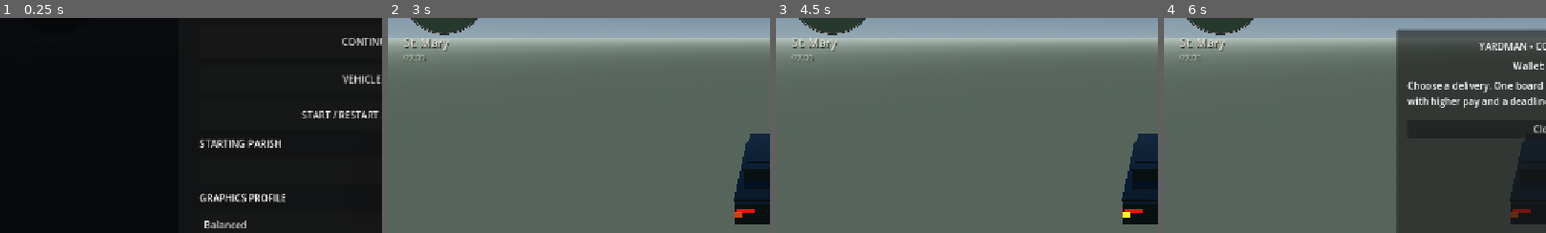
Above: before the commit, frames 1-4 (left to right).
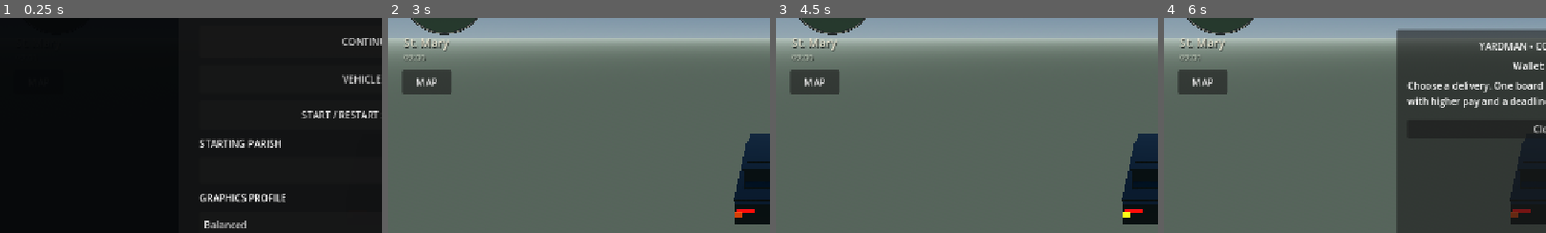
Above: after the commit, the same moments.

Repository: rell28194-rgb/yardman
Game: Godot game, scene res://main.tscn
Same seed, same stepped clock (60 frames per second), same inputs: the game is played once before the commit and once after it.
Inputs (mouse positions are % of the whole screen's width and height, from its top left):
- Up to frame 1 (0.25 s): no input
- Up to frame 2 (3 s): click "GARAGE" at 0.5 s; click "Balanced" at 1.25 s; click (5, 36) at 2 s, where only the run after the commit has a clickable "MAP"; click "START / RESTART SELECTED PARI…" at 2.75 s
- Up to frame 3 (4.5 s): click "L" at 3.5 s; click "HAZ" at 4.25 s
- Up to frame 4 (6 s): click "R" at 5 s; click "JOBS J$5000" at 5.75 s
The pictures show only the part of the screen within x 0-50%, y 21-71%; the shares and areas given below are measured in that part.

The runs differ from the first frame. In frame 2, 1.4% of the frame differs, in the area x 3-17%, y 24-36%; in frame 3, 1.4%; in frame 4, 1.4%.
Error after the commit: Parse Error: Cannot infer the type of "limit" variable because the value doesn't have a set type. (res://scripts/parish_map_canvas.gd:92)

Commit message:
feat: add authoritative parish runtime map

Diff:
--- a/godot/project.godot
+++ b/godot/project.godot
@@ -53,6 +53,8 @@
 StartupMenu="*res://scripts/startup_menu.gd"
 AtmosphereFX="*res://scripts/atmosphere_fx.gd"
 WeatherCycleRuntime="*res://scripts/weather_cycle_runtime.gd"
+ParishRuntime="*res://scripts/parish_runtime.gd"
+ParishMapRuntime="*res://scripts/parish_map_runtime.gd"
 LocationTracker="*res://scripts/location_tracker.gd"
 
 [display]
--- /dev/null
+++ b/godot/scripts/parish_map_canvas.gd
@@ -0,0 +1,130 @@
+extends Control
+class_name YardmanParishMapCanvas
+
+const BACKGROUND := Color(0.035, 0.050, 0.044, 0.98)
+const LAND := Color(0.16, 0.29, 0.21, 0.96)
+const LAND_ACTIVE := Color(0.49, 0.40, 0.18, 0.98)
+const BORDER := Color(0.84, 0.84, 0.73, 0.88)
+const LABEL := Color(0.95, 0.93, 0.85)
+const LABEL_MUTED := Color(0.72, 0.76, 0.70)
+
+var _parishes: Dictionary = {}
+var _bounds: Array = []
+var current_parish := ""
+var authority := ""
+
+func configure(data: Dictionary) -> void:
+    var parishes: Variant = data.get("parishes", {})
+    var bounds: Variant = data.get("bounds", [])
+    _parishes = parishes if parishes is Dictionary else {}
+    _bounds = bounds.duplicate() if bounds is Array else []
+    current_parish = str(data.get("current_parish", current_parish))
+    authority = str(data.get("authority", ""))
+    queue_redraw()
+
+func set_current_parish(parish: String) -> void:
+    if current_parish == parish:
+        return
+    current_parish = parish
+    queue_redraw()
+
+func parish_count() -> int:
+    return _parishes.size()
+
+static func world_to_canvas(point: Vector2, bounds: Array, area: Rect2) -> Vector2:
+    if bounds.size() < 4:
+        return area.get_center()
+    var world_size := Vector2(maxf(1.0, float(bounds[2]) - float(bounds[0])), maxf(1.0, float(bounds[3]) - float(bounds[1])))
+    var scale := minf(area.size.x / world_size.x, area.size.y / world_size.y)
+    var fitted := world_size * scale
+    var origin := area.position + (area.size - fitted) * 0.5
+    return origin + Vector2(point.x - float(bounds[0]), point.y - float(bounds[1])) * scale
+
+func _draw() -> void:
+    var map_area := Rect2(Vector2(26.0, 72.0), Vector2(maxf(1.0, size.x - 52.0), maxf(1.0, size.y - 118.0)))
+    draw_rect(Rect2(Vector2.ZERO, size), BACKGROUND, true)
+    var font := ThemeDB.fallback_font
+    draw_string(font, Vector2(28.0, 36.0), "JAMAICA · PARISH MAP", HORIZONTAL_ALIGNMENT_LEFT, -1.0, 22, LABEL)
+    if not current_parish.is_empty():
+        draw_string(font, Vector2(28.0, 59.0), "Current parish: " + current_parish, HORIZONTAL_ALIGNMENT_LEFT, -1.0, 15, LABEL_MUTED)
+    if _parishes.is_empty() or _bounds.size() < 4:
+        draw_string(font, map_area.get_center() - Vector2(150.0, 0.0), "Parish boundary data unavailable in this build", HORIZONTAL_ALIGNMENT_LEFT, -1.0, 17, LABEL_MUTED)
+        return
+
+    var names: Array = _parishes.keys()
+    names.sort()
+    for name_value in names:
+        var parish := str(name_value)
+        var polygons: Variant = _parishes[name_value]
+        if not polygons is Array:
+            continue
+        var fill := LAND_ACTIVE if parish == current_parish else LAND
+        for raw_polygon in polygons:
+            if not raw_polygon is Dictionary:
+                continue
+            var rings: Variant = raw_polygon.get("rings", [])
+            if not rings is Array or rings.is_empty():
+                continue
+            var outer := _project_ring(rings[0], map_area)
+            if outer.size() >= 3:
+                draw_colored_polygon(outer, fill)
+                draw_polyline(_closed_outline(outer), BORDER, 1.35, true)
+            for hole_index in range(1, rings.size()):
+                var hole := _project_ring(rings[hole_index], map_area)
+                if hole.size() >= 3:
+                    draw_colored_polygon(hole, BACKGROUND)
+                    draw_polyline(_closed_outline(hole), BORDER, 1.0, true)
+
+    for name_value in names:
+        var parish := str(name_value)
+        var label_position := _label_position(parish, map_area)
+        if label_position == Vector2.INF:
+            continue
+        var label_size := font.get_string_size(parish, HORIZONTAL_ALIGNMENT_LEFT, -1.0, 13)
+        draw_string(font, label_position - Vector2(label_size.x * 0.5, -5.0), parish, HORIZONTAL_ALIGNMENT_LEFT, -1.0, 13, LABEL)
+
+    draw_string(font, Vector2(28.0, size.y - 18.0), "Administrative boundaries only · no roads or POI clutter", HORIZONTAL_ALIGNMENT_LEFT, -1.0, 13, LABEL_MUTED)
+
+func _project_ring(raw_ring: Variant, map_area: Rect2) -> PackedVector2Array:
+    var result := PackedVector2Array()
+    if not raw_ring is Array:
+        return result
+    var limit := raw_ring.size()
+    if limit > 1 and raw_ring[0] is Array and raw_ring[limit - 1] is Array:
+        var first: Array = raw_ring[0]
+        var last: Array = raw_ring[limit - 1]
+        if first.size() >= 2 and last.size() >= 2 and is_equal_approx(float(first[0]), float(last[0])) and is_equal_approx(float(first[1]), float(last[1])):
+            limit -= 1
+    for index in range(limit):
+        var point: Variant = raw_ring[index]
+        if not point is Array or point.size() < 2:
+            continue
+        result.append(world_to_canvas(Vector2(float(point[0]), float(point[1])), _bounds, map_area))
+    return result
+
+func _closed_outline(points: PackedVector2Array) -> PackedVector2Array:
+    var result := points.duplicate()
+    if result.size() >= 2 and not result[0].is_equal_approx(result[result.size() - 1]):
+        result.append(result[0])
+    return result
+
+func _label_position(parish: String, map_area: Rect2) -> Vector2:
+    var polygons: Variant = _parishes.get(parish, [])
+    if not polygons is Array:
+        return Vector2.INF
+    var best_area := -1.0
+    var best_center := Vector2.INF
+    for raw_polygon in polygons:
+        if not raw_polygon is Dictionary:
+            continue
+        var bounds: Variant = raw_polygon.get("bounds", [])
+        if not bounds is Array or bounds.size() < 4:
+            continue
+        var width := maxf(0.0, float(bounds[2]) - float(bounds[0]))
+        var height := maxf(0.0, float(bounds[3]) - float(bounds[1]))
+        var area := width * height
+        if area <= best_area:
+            continue
+        best_area = area
+        best_center = world_to_canvas(Vector2((float(bounds[0]) + float(bounds[2])) * 0.5, (float(bounds[1]) + float(bounds[3])) * 0.5), _bounds, map_area)
+    return best_center
--- /dev/null
+++ b/godot/scripts/parish_map_runtime.gd
@@ -0,0 +1,123 @@
+extends CanvasLayer
+class_name YardmanParishMapRuntime
+
+const CanvasScript = preload("res://scripts/parish_map_canvas.gd")
+
+var _button: Button
+var _overlay: Control
+var _canvas: Control
+var _open := false
+
+func _ready() -> void:
+    layer = 80
+    _build_ui()
+    var runtime := _parish_runtime()
+    if runtime != null:
+        if runtime.has_signal("parish_changed"):
+            runtime.connect("parish_changed", Callable(self, "_on_parish_changed"))
+        if runtime.has_signal("parish_data_reloaded"):
+            runtime.connect("parish_data_reloaded", Callable(self, "_on_parish_data_reloaded"))
+    call_deferred("_refresh_data")
+
+func is_open() -> bool:
+    return _open
+
+func set_map_open(value: bool) -> void:
+    if _open == value:
+        return
+    _open = value
+    if _overlay != null:
+        _overlay.visible = value
+    if _button != null:
+        _button.visible = not value
+    if value:
+        _refresh_data()
+    _set_gameplay_input_enabled(not value)
+
+func _unhandled_key_input(event: InputEvent) -> void:
+    if event is InputEventKey and event.pressed and not event.echo and event.physical_keycode == KEY_M:
+        set_map_open(not _open)
+        get_viewport().set_input_as_handled()
+
+func _build_ui() -> void:
+    _button = Button.new()
+    _button.name = "ParishMapButton"
+    _button.text = "MAP"
+    _button.position = Vector2(24.0, 238.0)
+    _button.size = Vector2(82.0, 40.0)
+    _button.focus_mode = Control.FOCUS_NONE
+    _button.tooltip_text = "Parish map · M"
+    _button.pressed.connect(func() -> void: set_map_open(true))
+    add_child(_button)
+
+    _overlay = Control.new()
+    _overlay.name = "ParishMapOverlay"
+    _overlay.set_anchors_and_offsets_preset(Control.PRESET_FULL_RECT)
+    _overlay.mouse_filter = Control.MOUSE_FILTER_STOP
+    _overlay.visible = false
+    add_child(_overlay)
+
+    var scrim := ColorRect.new()
+    scrim.color = Color(0.015, 0.024, 0.020, 0.985)
+    scrim.set_anchors_and_offsets_preset(Control.PRESET_FULL_RECT)
+    scrim.mouse_filter = Control.MOUSE_FILTER_STOP
+    _overlay.add_child(scrim)
+
+    _canvas = CanvasScript.new()
+    _canvas.name = "ParishMapCanvas"
+    _canvas.set_anchors_and_offsets_preset(Control.PRESET_FULL_RECT)
+    _canvas.mouse_filter = Control.MOUSE_FILTER_IGNORE
+    _overlay.add_child(_canvas)
+
+    var close := Button.new()
+    close.name = "CloseParishMap"
+    close.text = "×"
+    close.focus_mode = Control.FOCUS_NONE
+    close.anchor_left = 1.0
+    close.anchor_right = 1.0
+    close.offset_left = -70.0
+    close.offset_right = -20.0
+    close.offset_top = 18.0
+    close.offset_bottom = 62.0
+    close.add_theme_font_size_override("font_size", 26)
+    close.pressed.connect(func() -> void: set_map_open(false))
+    _overlay.add_child(close)
+
+func _refresh_data() -> void:
+    if _canvas == null:
+        return
+    var runtime := _parish_runtime()
+    if runtime != null and runtime.has_method("map_data"):
+        _canvas.call("configure", runtime.call("map_data"))
+        return
+    _canvas.call("configure", {})
+
+func _on_parish_changed(parish: String) -> void:
+    if _canvas != null:
+        _canvas.call("set_current_parish", parish)
+
+func _on_parish_data_reloaded(_ready: bool) -> void:
+    _refresh_data()
+
+func _parish_runtime() -> Node:
+    if not is_inside_tree():
+        return null
+    return get_node_or_null("/root/ParishRuntime")
+
+func _set_gameplay_input_enabled(enabled: bool) -> void:
+    var tree := get_tree()
+    if tree == null:
+        return
+    var scene: Node = tree.current_scene
+    if scene == null:
+        return
+    var touch: Variant = scene.get("touch")
+    if touch == null:
+        return
+    if not enabled and touch.has_method("clear_input"):
+        touch.call("clear_input")
+    var restore := enabled
+    var hud: Variant = scene.get("hud")
+    if enabled and hud != null:
+        restore = not bool(hud.get("menu_open"))
+    touch.set("input_enabled", restore)
--- /dev/null
+++ b/godot/scripts/parish_runtime.gd
@@ -0,0 +1,253 @@
+extends Node
+class_name YardmanParishRuntime
+
+signal parish_changed(parish: String)
+signal parish_data_reloaded(ready: bool)
+
+const DATA_PATH := "res://data/parishes/manifest.json"
+const UPDATE_INTERVAL := 0.25
+const CANONICAL_PARISHES := [
+    "Kingston",
+    "St. Andrew",
+    "St. Catherine",
+    "Clarendon",
+    "Manchester",
+    "St. Elizabeth",
+    "Westmoreland",
+    "Hanover",
+    "St. James",
+    "Trelawny",
+    "St. Ann",
+    "St. Mary",
+    "Portland",
+    "St. Thomas",
+]
+
+var current_parish := ""
+var _clock := 0.0
+var _manifest: Dictionary = {}
+var _parishes: Dictionary = {}
+var _bounds: Array = []
+var _ready_state := false
+
+func _ready() -> void:
+    reload_from_disk()
+
+func reload_from_disk() -> bool:
+    if not FileAccess.file_exists(DATA_PATH):
+        _clear_data()
+        parish_data_reloaded.emit(false)
+        return false
+    var payload: Variant = JSON.parse_string(FileAccess.get_file_as_string(DATA_PATH))
+    if not payload is Dictionary:
+        _clear_data()
+        push_warning("Yardman parish runtime rejected invalid JSON")
+        parish_data_reloaded.emit(false)
+        return false
+    var loaded := load_manifest(payload)
+    parish_data_reloaded.emit(loaded)
+    return loaded
+
+func load_manifest(payload: Dictionary) -> bool:
+    var records: Variant = payload.get("parishes", {})
+    if not _valid_parish_set(records):
+        _clear_data()
+        return false
+    var bounds := _compute_bounds(records)
+    if bounds.size() != 4:
+        _clear_data()
+        return false
+    _manifest = payload
+    _parishes = records
+    _bounds = bounds
+    _ready_state = true
+    return true
+
+func is_ready() -> bool:
+    return _ready_state
+
+func parish_names() -> Array[String]:
+    var result: Array[String] = []
+    for parish in CANONICAL_PARISHES:
+        result.append(str(parish))
+    return result
+
+func parish_at(x: float, z: float) -> String:
+    if not _ready_state or not is_finite(x) or not is_finite(z):
+        return ""
+    if _bounds.size() == 4 and (x < float(_bounds[0]) or z < float(_bounds[1]) or x > float(_bounds[2]) or z > float(_bounds[3])):
+        return ""
+    var matches: Array[String] = []
+    for parish_value in CANONICAL_PARISHES:
+        var parish := str(parish_value)
+        var polygons: Variant = _parishes.get(parish, [])
+        if not polygons is Array:
+            continue
+        for raw_polygon in polygons:
+            if not raw_polygon is Dictionary:
+                continue
+            var polygon_bounds: Variant = raw_polygon.get("bounds", [])
+            if not polygon_bounds is Array or polygon_bounds.size() < 4:
+                continue
+            if x < float(polygon_bounds[0]) or z < float(polygon_bounds[1]) or x > float(polygon_bounds[2]) or z > float(polygon_bounds[3]):
+                continue
+            var rings: Variant = raw_polygon.get("rings", [])
+            if rings is Array and polygon_contains(Vector2(x, z), rings):
+                matches.append(parish)
+                break
+    return matches[0] if matches.size() == 1 else ""
+
+func map_data() -> Dictionary:
+    return {
+        "ready": _ready_state,
+        "parishes": _parishes,
+        "bounds": _bounds.duplicate(),
+        "current_parish": current_parish,
+        "authority": str(_manifest.get("authority", "")),
+        "source_sha256": str(_manifest.get("source_sha256", "")),
+        "crs": str(_manifest.get("crs", "")),
+    }
+
+func set_current_parish(parish: String) -> bool:
+    if not CANONICAL_PARISHES.has(parish):
+        return false
+    if parish == current_parish:
+        return true
+    current_parish = parish
+    parish_changed.emit(parish)
+    return true
+
+func _process(delta: float) -> void:
+    if not _ready_state:
+        return
+    _clock += delta
+    if _clock < UPDATE_INTERVAL:
+        return
+    _clock = 0.0
+    _sync_current_scene()
+
+func _sync_current_scene() -> void:
+    var tree := get_tree()
+    if tree == null:
+        return
+    var scene: Node = tree.current_scene
+    if scene == null:
+        return
+    var roads: Variant = scene.get("roads")
+    var player: Variant = scene.get("player")
+    var car: Variant = scene.get("car")
+    if roads == null or player == null or car == null:
+        return
+    var active: Node3D = player as Node3D
+    if bool(player.get("in_vehicle")):
+        active = car as Node3D
+    if active == null or not roads.has_method("local_to_world"):
+        return
+    var world: Variant = roads.call("local_to_world", active.position)
+    if not world is PackedFloat64Array or world.size() < 3:
+        return
+    var parish := parish_at(float(world[0]), float(world[2]))
+    if parish.is_empty():
+        return
+    if set_current_parish(parish):
+        var scene_parish := str(scene.get("current_parish"))
+        if scene_parish != parish:
+            scene.set("current_parish", parish)
+
+func _clear_data() -> void:
+    _manifest = {}
+    _parishes = {}
+    _bounds = []
+    _ready_state = false
+
+func _valid_parish_set(records: Variant) -> bool:
+    if not records is Dictionary or records.size() != CANONICAL_PARISHES.size():
+        return false
+    for parish_value in CANONICAL_PARISHES:
+        var parish := str(parish_value)
+        if not records.has(parish):
+            return false
+        var polygons: Variant = records[parish]
+        if not polygons is Array or polygons.is_empty():
+            return false
+        for raw_polygon in polygons:
+            if not _valid_polygon(raw_polygon):
+                return false
+    for name_value in records.keys():
+        if not CANONICAL_PARISHES.has(str(name_value)):
+            return false
+    return true
+
+func _valid_polygon(raw_polygon: Variant) -> bool:
+    if not raw_polygon is Dictionary:
+        return false
+    var bounds: Variant = raw_polygon.get("bounds", [])
+    var rings: Variant = raw_polygon.get("rings", [])
+    if not bounds is Array or bounds.size() != 4 or not rings is Array or rings.is_empty():
+        return false
+    if not rings[0] is Array or rings[0].size() < 4:
+        return false
+    for value in bounds:
+        if not is_finite(float(value)):
+            return false
+    for ring in rings:
+        if not ring is Array or ring.size() < 4:
+            return false
+    return true
+
+func _compute_bounds(records: Dictionary) -> Array:
+    var min_x := INF
+    var min_z := INF
+    var max_x := -INF
+    var max_z := -INF
+    for parish_value in CANONICAL_PARISHES:
+        var polygons: Variant = records.get(str(parish_value), [])
+        if not polygons is Array:
+            continue
+        for raw_polygon in polygons:
+            if not raw_polygon is Dictionary:
+                continue
+            var bounds: Variant = raw_polygon.get("bounds", [])
+            if not bounds is Array or bounds.size() != 4:
+                continue
+            min_x = minf(min_x, float(bounds[0]))
+            min_z = minf(min_z, float(bounds[1]))
+            max_x = maxf(max_x, float(bounds[2]))
+            max_z = maxf(max_z, float(bounds[3]))
+    if not is_finite(min_x) or not is_finite(min_z) or not is_finite(max_x) or not is_finite(max_z):
+        return []
+    if max_x <= min_x or max_z <= min_z:
+        return []
+    return [min_x, min_z, max_x, max_z]
+
+static func point_in_ring(point: Vector2, ring: Array) -> bool:
+    if ring.size() < 3:
+        return false
+    var inside := false
+    var j := ring.size() - 1
+    for i in range(ring.size()):
+        var current: Variant = ring[i]
+        var previous: Variant = ring[j]
+        if not current is Array or not previous is Array or current.size() < 2 or previous.size() < 2:
+            j = i
+            continue
+        var a := Vector2(float(current[0]), float(current[1]))
+        var b := Vector2(float(previous[0]), float(previous[1]))
+        var cross := (point.x - a.x) * (b.y - a.y) - (point.y - a.y) * (b.x - a.x)
+        var dot := (point.x - a.x) * (point.x - b.x) + (point.y - a.y) * (point.y - b.y)
+        if absf(cross) <= 0.0001 and dot <= 0.0001:
+            return true
+        if (a.y > point.y) != (b.y > point.y):
+            var x_at_y := (b.x - a.x) * (point.y - a.y) / (b.y - a.y) + a.x
+            if point.x < x_at_y:
+                inside = not inside
+        j = i
+    return inside
+
+static func polygon_contains(point: Vector2, rings: Array) -> bool:
+    if rings.is_empty() or not rings[0] is Array or not point_in_ring(point, rings[0]):
+        return false
+    for i in range(1, rings.size()):
+        if rings[i] is Array and point_in_ring(point, rings[i]):
+            return false
+    return true
--- /dev/null
+++ b/godot/tests/parish_map_runtime_test.gd
@@ -0,0 +1,45 @@
+extends SceneTree
+
+const Canvas = preload("res://scripts/parish_map_canvas.gd")
+var failures := 0
+
+func _initialize() -> void:
+    call_deferred("_run")
+
+func _check(condition: bool, message: String) -> void:
+    if condition:
+        return
+    failures += 1
+    push_error("PARISH_MAP_RUNTIME_TEST: " + message)
+
+func _run() -> void:
+    var bounds := [0.0, 0.0, 200.0, 100.0]
+    var area := Rect2(10.0, 20.0, 400.0, 200.0)
+    _check(Canvas.world_to_canvas(Vector2(0.0, 0.0), bounds, area).is_equal_approx(Vector2(10.0, 20.0)), "map projection moved north-west corner")
+    _check(Canvas.world_to_canvas(Vector2(200.0, 100.0), bounds, area).is_equal_approx(Vector2(410.0, 220.0)), "map projection moved south-east corner")
+    _check(Canvas.world_to_canvas(Vector2(100.0, 50.0), bounds, area).is_equal_approx(Vector2(210.0, 120.0)), "map projection did not preserve centre")
+
+    var canvas = Canvas.new()
+    canvas.size = Vector2(800.0, 500.0)
+    root.add_child(canvas)
+    canvas.configure({
+        "bounds": bounds,
+        "current_parish": "Kingston",
+        "authority": "test",
+        "parishes": {
+            "Kingston": [{"bounds": [0.0, 0.0, 100.0, 100.0], "rings": [[[0.0, 0.0], [100.0, 0.0], [100.0, 100.0], [0.0, 100.0], [0.0, 0.0]]]}],
+            "St. Andrew": [{"bounds": [100.0, 0.0, 200.0, 100.0], "rings": [[[100.0, 0.0], [200.0, 0.0], [200.0, 100.0], [100.0, 100.0], [100.0, 0.0]]]}],
+        },
+    })
+    await process_frame
+    _check(canvas.parish_count() == 2, "canvas lost parish-only geometry")
+    _check(canvas.current_parish == "Kingston", "canvas did not receive current-parish highlight")
+    canvas.set_current_parish("St. Andrew")
+    _check(canvas.current_parish == "St. Andrew", "live current-parish highlight did not update")
+    canvas.configure({})
+    _check(canvas.parish_count() == 0, "empty build retained stale map geometry")
+
+    canvas.queue_free()
+    await process_frame
+    print("YARDMAN_PARISH_MAP_RUNTIME_TEST %s aspect_fit=1 parish_only=1 live_highlight=1" % ["PASS" if failures == 0 else "FAIL"])
+    quit(0 if failures == 0 else 1)
--- /dev/null
+++ b/godot/tests/parish_runtime_test.gd
@@ -0,0 +1,59 @@
+extends SceneTree
+
+const Runtime = preload("res://scripts/parish_runtime.gd")
+var failures := 0
+
+func _initialize() -> void:
+    call_deferred("_run")
+
+func _check(condition: bool, message: String) -> void:
+    if condition:
+        return
+    failures += 1
+    push_error("PARISH_RUNTIME_TEST: " + message)
+
+func _rect(x0: float, z0: float, x1: float, z1: float) -> Dictionary:
+    return {
+        "bounds": [x0, z0, x1, z1],
+        "rings": [[[x0, z0], [x1, z0], [x1, z1], [x0, z1], [x0, z0]]],
+    }
+
+func _manifest() -> Dictionary:
+    var parishes := {}
+    for index in range(Runtime.CANONICAL_PARISHES.size()):
+        var x0 := float(index) * 100.0
+        parishes[str(Runtime.CANONICAL_PARISHES[index])] = [_rect(x0, 0.0, x0 + 100.0, 100.0)]
+    return {
+        "authority": "test admin polygons",
+        "crs": "EPSG:3448",
+        "source_sha256": "test",
+        "parishes": parishes,
+    }
+
+func _run() -> void:
+    var runtime = Runtime.new()
+    var manifest := _manifest()
+    _check(runtime.load_manifest(manifest), "valid canonical manifest was rejected")
+    _check(runtime.is_ready(), "runtime did not enter ready state")
+    _check(runtime.parish_names().size() == 14, "runtime does not expose exactly fourteen canonical parishes")
+    _check(runtime.parish_at(50.0, 50.0) == "Kingston", "interior point did not resolve to Kingston")
+    _check(runtime.parish_at(150.0, 50.0) == "St. Andrew", "interior point resolved to wrong adjacent parish")
+    _check(runtime.parish_at(100.0, 50.0).is_empty(), "shared administrative edge must remain explicit ambiguity")
+    _check(runtime.parish_at(NAN, 50.0).is_empty(), "invalid coordinate must fail closed")
+    _check(runtime.parish_at(-1.0, 50.0).is_empty(), "point outside national bounds was accepted")
+    var map_data: Dictionary = runtime.map_data()
+    _check(map_data.bounds.size() == 4 and is_equal_approx(float(map_data.bounds[0]), 0.0) and is_equal_approx(float(map_data.bounds[2]), 1400.0), "national map bounds were not derived from source polygons")
+    _check(runtime.set_current_parish("Portland") and runtime.current_parish == "Portland", "canonical current parish update failed")
+    _check(not runtime.set_current_parish("Not a parish") and runtime.current_parish == "Portland", "non-canonical parish was accepted")
+
+    var incomplete = Runtime.new()
+    var broken := _manifest()
+    var broken_parishes: Dictionary = broken["parishes"]
+    broken_parishes.erase("St. Thomas")
+    _check(not incomplete.load_manifest(broken), "thirteen-parish manifest did not fail closed")
+    _check(not incomplete.is_ready() and incomplete.map_data().parishes.is_empty(), "failed load retained stale parish geometry")
+
+    runtime.free()
+    incomplete.free()
+    print("YARDMAN_PARISH_RUNTIME_TEST %s canonical=14 polygon_truth=1 ambiguity=1 fail_closed=1" % ["PASS" if failures == 0 else "FAIL"])
+    quit(0 if failures == 0 else 1)
Not shown, changed: .github/workflows/yardman-world-quality.yml
